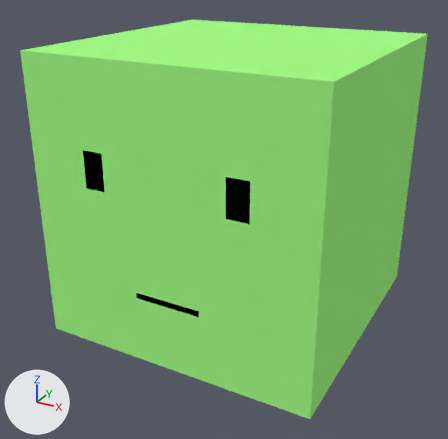
An edit to the Blender file mrsquare.blend, drawn before and after from the same camera.
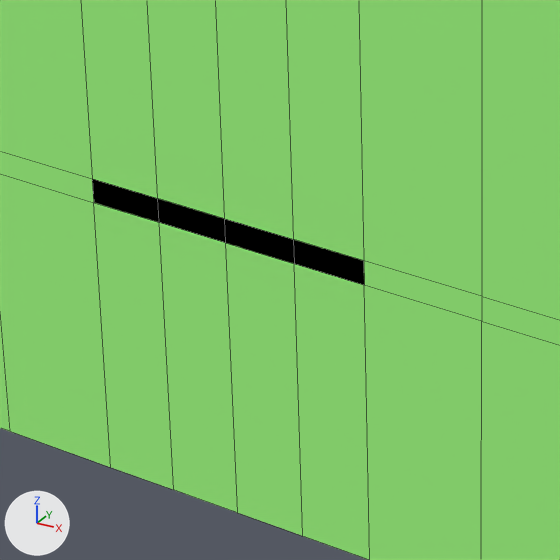
Each version appears first whole from a camera (50 mm lens) standing at (23.5, -45.6, 17.9) and looking at (-0.6, -1.8, -4.0), and next in a close-up on the part from 26% to 54% of the width and 57% to 87% of the height. The lights are fixed; the arrows at lower left show +X, +Y and +Z. The close-ups show mesh edges as thin lines.

In view in the first close-up: 'head'.
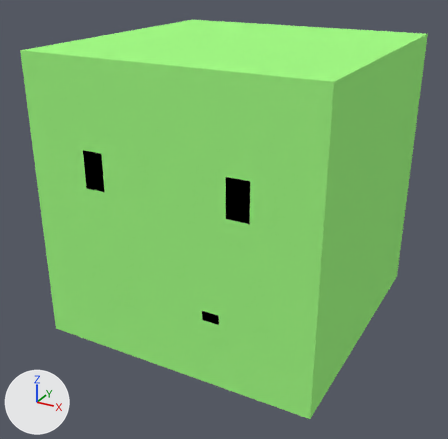
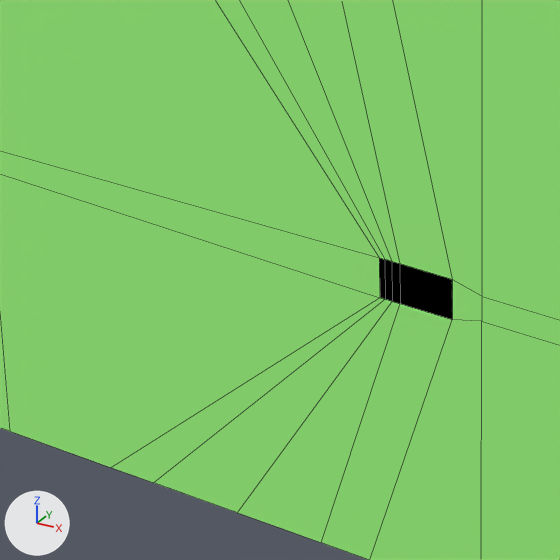
Commit message: Adds additional mouth features

The newer file adds a shape key; the second version is drawn at full value of the shape key 'mouthLeft' of 'head', and the change is written as the vertex moves it makes.

What differs and where, as boxes [x1, y1, x2, y2] in the close-ups (560 x 560 px; the box of a moved part takes in the faces that stretch with it):
part 1 of me_head_ges, moved or reshaped: [0, 0, 482, 560] in both

What changed in the scene script:
```text
Change me_head_ges:
    where me_head_ges.from_pydata(...)  # 132 vertices, 130 faces; spans x -12.0..12.0, y -12.0..12.0, z -12.0..12.0
    used by ob_head; location = (0.0, 0.0, -1.0)
    me_head_ges part 1: 30 of 132 vertices moved; they spanned x -2.8..2.8, y -12.0..12.0, z -12.0..12.0 and now span x -1.8..4.5, y -12.0..12.0, z -12.0..12.0; mean shift (1.2, 0.0, 0.0); largest move (-2.8, -12.0, -6.3) -> (3.1, -12.0, -6.4)
```
